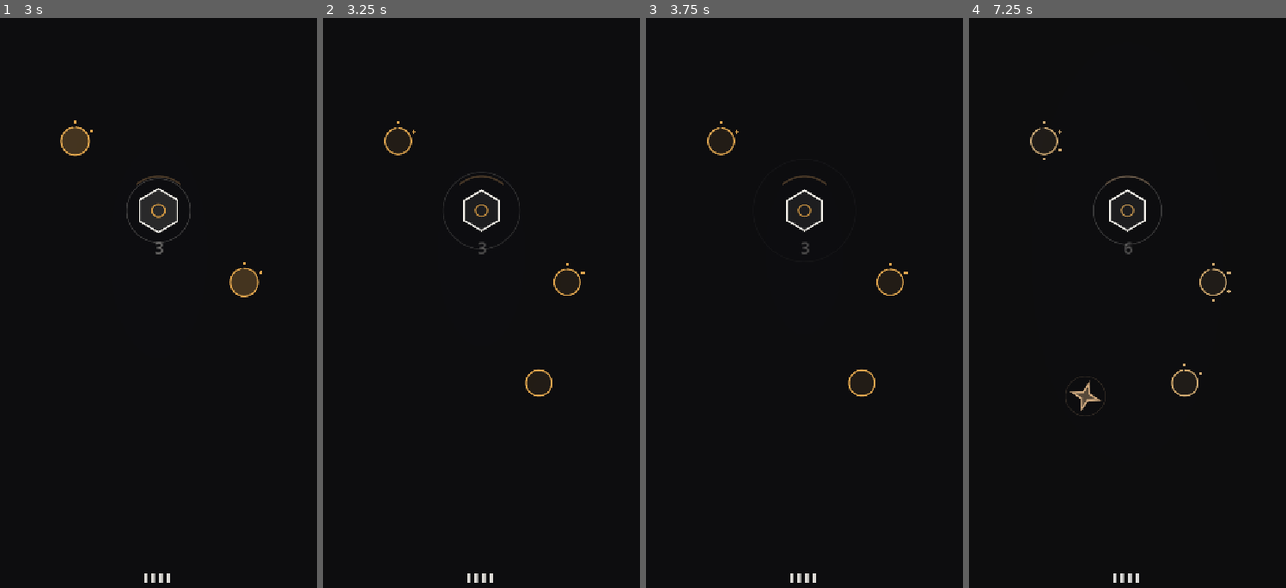
Above: before the commit, frames 1-4 (left to right).
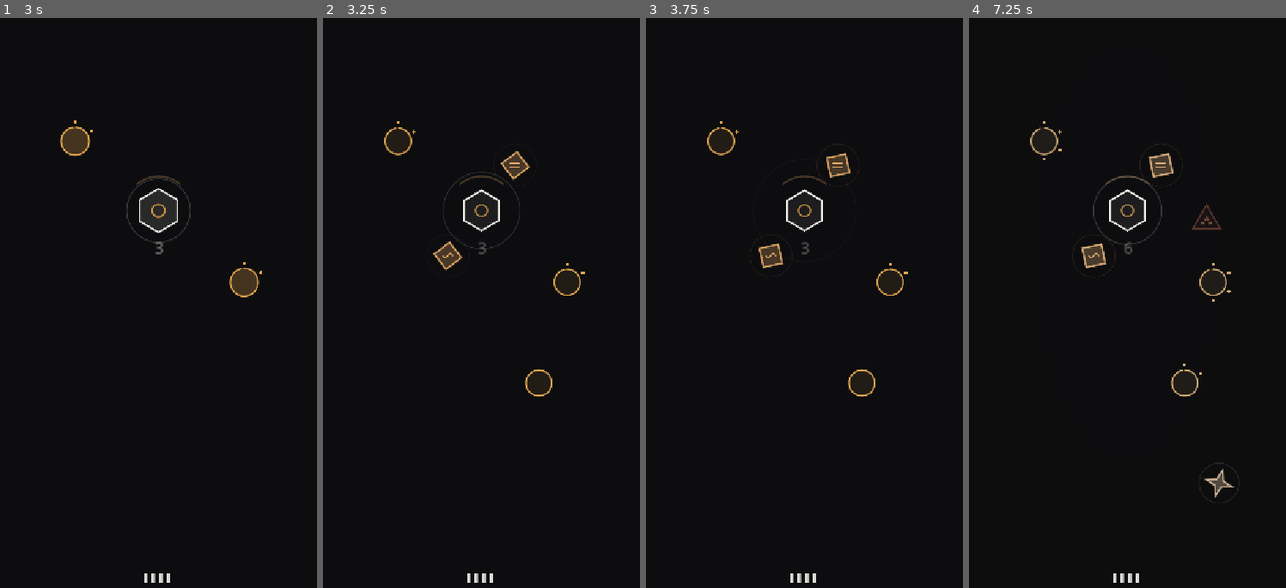
Above: after the commit, the same moments.

Repository: hamonraygames/vein
Game: Godot game, scene res://scenes/game.tscn
Two runs of this game, one before a commit and one after it. Both use one fixed random seed, a clock stepped at 60 frames per second and the inputs below.
Inputs (mouse positions are in pixels of both pictures, inside the frame that each line leads up to):
- Up to frame 1 (3 s): tap Enter at 0.5 s; move the mouse to (228, 217) at 0.52 s; click (228, 217) at 0.67 s; drag from (95, 285) to (142, 388) at 1.27 s; move the mouse to (190, 97) at 2.02 s; click (190, 97) at 2.17 s; drag from (142, 388) to (63, 149) at 2.77 s
- Up to frame 2 (3.25 s): no input
- Up to frame 3 (3.75 s): move the mouse to (899, 354) at 3.52 s; click (899, 354) at 3.67 s
- Up to frame 4 (7.25 s): drag from (1032, 149) to (1079, 80) at 4.27 s; move the mouse to (1143, 251) at 5.02 s; click (1143, 251) at 5.17 s; drag from (1079, 80) to (1064, 285) at 5.77 s; move the mouse to (1197, 217) at 6.52 s; click (1197, 217) at 6.67 s

Frame 1 is identical in both runs. In frame 2, 0.5% of the frame differs, in the area x 34-66%, y 23-45%; in frame 3, 0.5%; in frame 4, 1.0%, in the area x 30-86%, y 23-86%.

Commit message:
Deploy vein

Diff:
--- a/scripts/beat.gd
+++ b/scripts/beat.gd
@@ -52,6 +52,10 @@
 ## 0..1, raised by the game as appetite escalates.
 var exertion := 0.0
 
+## Set by a RAPID_PULSE mutation — a permanent tempo hike for the rest of the
+## run, on top of exertion's own curve. Reset with everything else in reset().
+var bpm_mult := 1.0
+
 var _accum := 0.0
 var _haptics := false
 
@@ -65,6 +69,7 @@
 	index = 0
 	phase = 0.0
 	exertion = 0.0
+	bpm_mult = 1.0
 	_accum = 0.0
 	state = State.HEALTHY
 	running = true
@@ -92,7 +97,7 @@
 
 
 func interval() -> float:
-	var bpm := lerpf(BPM_CALM, BPM_MAXED, exertion) * float(RATE_BY_STATE[state])
+	var bpm := lerpf(BPM_CALM, BPM_MAXED, exertion) * bpm_mult * float(RATE_BY_STATE[state])
 	if bpm <= 0.0:
 		return INF
 	return 60.0 / bpm
--- a/scripts/game.gd
+++ b/scripts/game.gd
@@ -48,9 +48,18 @@
 
 ## Tools arrive before the Heart asks for them. Seeing the piece first makes the
 ## demand flip feel like a test, not a hidden rule.
-const FIRST_FORGE_TIME := 10.0
+##
+## FIRST_FORGE_TIME used to be 10.0 against a REFINED flip at t=14 — only 4s to
+## notice the Forge, draw 2 veins, and let material travel + smelt, which the
+## probe showed was unwinnable BY ANYONE: cap=1/2/4 all died within a beat or
+## two of each other (21/26/26-27), seed-independent, because nothing can
+## reach the Heart as REFINED before ~t=18-20 no matter how fast you play.
+## That is a scripted death, not a skill test. Pulled both tools' lead time
+## forward so a fast, correct build can actually beat its flip; the flip
+## itself stays exactly as sudden.
+const FIRST_FORGE_TIME := 4.0
 const FORGE_GAP := 21.0
-const FIRST_LOOM_TIME := 29.0
+const FIRST_LOOM_TIME := 19.0
 const LOOM_GAP := 36.0
 
 ## What the Heart DEMANDS, by run-second. This is the game.
@@ -178,6 +187,57 @@
 ## Halved with everything else on the escalation clock — a 9s freeze against a
 ## 150s span would be twice the reprieve it used to be.
 const BOOST_EASE_TIME := 4.5
+
+## The Heart mutates. At each of three fixed moments a run offers TWO of these,
+## presented as a pair — see _spawn_mutation_pair — and taking either one
+## removes both, permanently reshaping every system for the rest of the run.
+##
+## This is the answer to "use your talent to plan ahead": DEMAND_TIERS and
+## corruption are things you REACT to, but a mutation is a build decision you
+## make BEFORE you know exactly how the rest of the run will punish it. Every
+## perk pairs a real benefit with a real, felt cost — no free multipliers, per
+## the WRONG_SHAPE_FUEL lesson (an invisible or costless bonus explains
+## nothing and gets ignored). A returning player learns to read the inner mark
+## on sight, the same way a Forge's triangle or a Loom's square are learned,
+## and picks based on which fork suits the network they are mid-building.
+enum Mutation { THICK_TRUNKS, LONG_REACH, RESERVOIR, RAPID_PULSE, STEADY_HANDS }
+
+## Spaced across the run rather than tied 1:1 to DEMAND_TIERS: one early
+## (before the first flip even lands, a foundational bet), one right before
+## REFINED, one with real lead before CLOTH. Three real forks in one run is
+## enough to matter without turning every flip into a shopping trip.
+const MUTATION_TIMES := [3.0, 12.0, 30.0]
+
+## THICK_TRUNKS' cost lands on budget, not appetite, because its benefit
+## (per-vein throughput) is exactly what makes a slower-growing budget bearable
+## — you are trading vein COUNT for vein QUALITY, a direct, legible swap.
+const MUT_THICK_TRUNKS_CAPACITY := 1.6
+const MUT_THICK_TRUNKS_BUDGET_GAP := 1.35
+
+## LONG_REACH's cost lands on appetite because reach is a spatial cheat code
+## (skip a hop, thin the board) — the clock has to bite harder to keep it from
+## trivialising the routing puzzle MAX_LEN exists to create.
+const MUT_LONG_REACH_RANGE := 1.35
+const MUT_LONG_REACH_APPETITE := 1.25
+
+## RESERVOIR trades the wrong-shape safety net away entirely: with more room to
+## bank fuel ahead of a flip, getting caught unprepared should hurt like it
+## used to before WRONG_SHAPE_FUEL existed, not like a further-softened miss.
+const MUT_RESERVOIR_FUEL_CAP := 3.0
+
+## RAPID_PULSE raises score-rate (beats accumulate faster) at the cost of
+## surviving a bad stretch — one fewer missed feeding before the beat stops.
+const MUT_RAPID_PULSE_BPM := 1.22
+const MUT_RAPID_PULSE_MISSES := 1
+## Floor so stacking this perk twice can never make the Heart fatally fragile
+## on a single miss — MISSES_DYING (3) plus one is the least forgiving allowed.
+const MUT_MISSES_FATAL_FLOOR := 4
+
+## STEADY_HANDS widens the window that pays out SYNC_FUEL at all, at the cost
+## of how much a perfect hit is worth — a forgiveness-for-ceiling trade for
+## players who want the rhythm layer to stop punishing imprecise thumbs.
+const MUT_STEADY_HANDS_WINDOW := 1.6
+const MUT_STEADY_HANDS_SYNC_FUEL := 0.55
 
 ## Rot that is never cut does not get to sit there forever as free clutter,
 ## poisoning at your leisure — it collapses outright, taking the asset with it.
@@ -283,6 +343,22 @@
 var _well_gap := WELL_GAP_START
 var _next_budget_time := FIRST_BUDGET_TIME
 var _budget_gap := BUDGET_GAP_START
+var _next_mutation_idx := 0
+
+## Mutation-driven modifiers, all defaulting to a no-op and reset every run in
+## start_run(). Multiplicative, so stacking the same perk twice (two different
+## MUTATION_TIMES can offer the same one) compounds rather than overwrites.
+var _mut_capacity_mult := 1.0
+var _mut_reach_mult := 1.0
+var _mut_budget_gap_mult := 1.0
+var _mut_appetite_rate_mult := 1.0
+var _mut_fuel_cap_bonus := 0.0
+var _mut_wrong_shape_fuel := WRONG_SHAPE_FUEL
+var _mut_misses_fatal_delta := 0
+var _mut_good_window_mult := 1.0
+var _mut_sync_fuel_mult := 1.0
+## Taken this run, for the probe to confirm the fork is actually being reached.
+var mutations_taken := 0
 
 ## Seconds left of an EASE boost. While positive, run_time keeps advancing (the
 ## clock, spawns, tempo, and mix all keep escalating) but the separate
@@ -446,6 +522,17 @@
 	_well_gap = WELL_GAP_START
 	_next_budget_time = FIRST_BUDGET_TIME
 	_budget_gap = BUDGET_GAP_START
+	_next_mutation_idx = 0
+	_mut_capacity_mult = 1.0
+	_mut_reach_mult = 1.0
+	_mut_budget_gap_mult = 1.0
+	_mut_appetite_rate_mult = 1.0
+	_mut_fuel_cap_bonus = 0.0
+	_mut_wrong_shape_fuel = WRONG_SHAPE_FUEL
+	_mut_misses_fatal_delta = 0
+	_mut_good_window_mult = 1.0
+	_mut_sync_fuel_mult = 1.0
+	mutations_taken = 0
 
 	var vp := design_size()
 	heart = _make_node(VNode.Kind.HEART, Vector2(vp.x * 0.5, vp.y * 0.44))
@@ -550,7 +637,7 @@
 	elif misses > 0:
 		misses -= 1
 
-	if misses >= MISSES_FATAL:
+	if misses >= MISSES_FATAL + _mut_misses_fatal_delta:
 		Beat.stop()
 		return
 	elif misses >= MISSES_DYING:
@@ -574,7 +661,12 @@
 ## while an EASE boost is active, when it rises on `_appetite_clock` instead,
 ## which simply stops advancing for BOOST_EASE_TIME seconds.
 func appetite() -> float:
-	return APPETITE_BASE + APPETITE_RATE * _appetite_clock
+	return APPETITE_BASE + APPETITE_RATE * _mut_appetite_rate_mult * _appetite_clock
+
+
+## FUEL_CAP plus whatever RESERVOIR mutations this run has banked.
+func fuel_cap() -> float:
+	return FUEL_CAP + _mut_fuel_cap_bonus
 
 
 ## Drives the spawn and budget clocks. Kept out of _on_beat so a slowing Heart
@@ -618,10 +710,14 @@
 		_spawn_node(VNode.Kind.BOOST)
 		_next_boost_time += BOOST_GAP
 
+	if _next_mutation_idx < MUTATION_TIMES.size() and run_time >= MUTATION_TIMES[_next_mutation_idx]:
+		_spawn_mutation_pair()
+		_next_mutation_idx += 1
+
 	if run_time >= _next_budget_time:
 		budget += 1
 		_next_budget_time += _budget_gap
-		_budget_gap += BUDGET_GAP_GROWTH
+		_budget_gap += BUDGET_GAP_GROWTH * _mut_budget_gap_mult
 		budget_hint.queue_redraw()
 
 
@@ -736,6 +832,90 @@
 	return BoostFx.SURGE
 
 
+## Spawns the two halves of one fork, symmetric about the Heart so both are
+## always in easy one-thumb reach — this is a decision the run hands you, not
+## a detour you have to earn like a Boost. Rolled from the seeded rng, same as
+## everything else, so a given seed always offers the same choice.
+func _spawn_mutation_pair() -> void:
+	var pool: Array = [
+		Mutation.THICK_TRUNKS, Mutation.LONG_REACH, Mutation.RESERVOIR,
+		Mutation.RAPID_PULSE, Mutation.STEADY_HANDS,
+	]
+	var i := rng.randi() % pool.size()
+	var id_a: int = pool[i]
+	pool.remove_at(i)
+	var id_b: int = pool[rng.randi() % pool.size()]
+
+	var vp := design_size()
+	var ang := rng.randf() * TAU
+	var a_pos: Vector2 = heart.position + Vector2(cos(ang), sin(ang)) * 96.0
+	var b_pos: Vector2 = heart.position + Vector2(cos(ang + PI), sin(ang + PI)) * 96.0
+	a_pos.x = clampf(a_pos.x, 40.0, vp.x - 40.0)
+	a_pos.y = clampf(a_pos.y, 60.0, vp.y - 60.0)
+	b_pos.x = clampf(b_pos.x, 40.0, vp.x - 40.0)
+	b_pos.y = clampf(b_pos.y, 60.0, vp.y - 60.0)
+
+	var na := _make_node(VNode.Kind.MUTATION, a_pos)
+	var nb := _make_node(VNode.Kind.MUTATION, b_pos)
+	na.mutation_id = id_a
+	nb.mutation_id = id_b
+	na.mutation_pair = nb
+	nb.mutation_pair = na
+	_rebuild_graph()
+
+
+## Applies a chosen perk's permanent, run-long modifiers. Multiplicative and
+## additive on top of whatever earlier mutations already did, so a seed that
+## offers the same perk twice compounds it rather than re-rolling a no-op.
+func _apply_mutation(id: int) -> void:
+	match id:
+		Mutation.THICK_TRUNKS:
+			_mut_capacity_mult *= MUT_THICK_TRUNKS_CAPACITY
+			_mut_budget_gap_mult *= MUT_THICK_TRUNKS_BUDGET_GAP
+		Mutation.LONG_REACH:
+			_mut_reach_mult *= MUT_LONG_REACH_RANGE
+			_mut_appetite_rate_mult *= MUT_LONG_REACH_APPETITE
+		Mutation.RESERVOIR:
+			_mut_fuel_cap_bonus += MUT_RESERVOIR_FUEL_CAP
+			_mut_wrong_shape_fuel = 0.0
+		Mutation.RAPID_PULSE:
+			Beat.bpm_mult *= MUT_RAPID_PULSE_BPM
+			_mut_misses_fatal_delta = maxi(
+				_mut_misses_fatal_delta - MUT_RAPID_PULSE_MISSES,
+				MUT_MISSES_FATAL_FLOOR - MISSES_FATAL)
+		Mutation.STEADY_HANDS:
+			_mut_good_window_mult *= MUT_STEADY_HANDS_WINDOW
+			_mut_sync_fuel_mult *= MUT_STEADY_HANDS_SYNC_FUEL
+
+
+## A vein reaching either half of a fork resolves the WHOLE fork — the road
+## not taken has to visibly vanish, or the choice never reads as a choice.
+func _take_mutation(n: VNode) -> void:
+	_apply_mutation(n.mutation_id)
+	mutations_taken += 1
+
+	var burst: Node2D = BurstScene.new()
+	vein_layer.add_child(burst)
+	var ring: Array[Vector2] = []
+	var kinds: Array[int] = []
+	for i in 10:
+		var a := TAU * float(i) / 10.0
+		ring.append(n.position + Vector2(cos(a), sin(a)) * 6.0)
+		kinds.append(0)
+	burst.spawn(ring, kinds, rng.randi(), Palette.WARM)
+
+	Audio.play("refined", -2.0, 1.5)
+	if OS.has_feature("mobile"):
+		Input.vibrate_handheld(200)
+
+	var sibling := n.mutation_pair
+	n.mutation_pair = null
+	_remove_node(n)
+	if sibling != null and is_instance_valid(sibling):
+		sibling.mutation_pair = null
+		_remove_node(sibling)
+
+
 # --- Graph: everything flows downhill toward demand -------------------------
 
 func _rebuild_graph() -> void:
@@ -773,9 +953,10 @@
 
 
 ## Can these two ever be joined directly? Reach is the constraint the whole
-## puzzle rests on — see Vein.MAX_LEN.
+## puzzle rests on — see Vein.MAX_LEN. A LONG_REACH mutation raises the
+## multiplier for the rest of the run.
 func in_reach(a: VNode, b: VNode) -> bool:
-	return a.position.distance_to(b.position) <= Vein.MAX_LEN
+	return a.position.distance_to(b.position) <= Vein.MAX_LEN * _mut_reach_mult
 
 
 func _add_vein(a: VNode, b: VNode) -> void:
@@ -788,6 +969,12 @@
 	# pickup for incidental geometry would just feel arbitrary.
 	if a.kind == VNode.Kind.BOOST or b.kind == VNode.Kind.BOOST:
 		_take_boost(a if a.kind == VNode.Kind.BOOST else b)
+		return
+
+	# A Mutation fork resolves the same way a Boost does: instant, free of the
+	# tempo/crossing rules below, and it never becomes a real edge in the graph.
+	if a.kind == VNode.Kind.MUTATION or b.kind == VNode.Kind.MUTATION:
+		_take_mutation(a if a.kind == VNode.Kind.MUTATION else b)
 		return
 
 	# Crossing BLOCKS the connection — it does not destroy the crossed vein.
@@ -811,6 +998,8 @@
 	# Alternate the bend so parallel veins fan out instead of overlapping.
 	v.setup(a, b, 1.0 if veins.size() % 2 == 0 else -1.0)
 	v.tempo_grade = combo if synced else -1
+	# Baked in at creation, same as tempo_grade — see Vein.capacity_mult.
+	v.capacity_mult = _mut_capacity_mult
 	v.ruptured.connect(_on_ruptured)
 	vein_layer.add_child(v)
 	veins.append(v)
@@ -819,10 +1008,11 @@
 
 func _tempo_action() -> bool:
 	var q := _tempo_quality()
-	if q <= GOOD_WINDOW:
+	if q <= GOOD_WINDOW * _mut_good_window_mult:
 		combo = mini(combo + (2 if q <= PERFECT_WINDOW else 1), COMBO_CAP)
 		_sync_flash = 1.0
-		fuel = clampf(fuel + SYNC_FUEL * (1.0 + float(combo) * 0.08), 0.0, FUEL_CAP)
+		var gain := SYNC_FUEL * _mut_sync_fuel_mult * (1.0 + float(combo) * 0.08)
+		fuel = clampf(fuel + gain, 0.0, fuel_cap())
 		Audio.sync_hit(combo, q <= PERFECT_WINDOW)
 		if OS.has_feature("mobile"):
 			Input.vibrate_handheld(30 + combo * 6)
@@ -1013,7 +1203,7 @@
 	_tick_escalation(delta)
 	_tick_corruption(delta)
 	_tick_lifecycle(delta)
-	heart.fuel_ratio = fuel / FUEL_CAP
+	heart.fuel_ratio = fuel / fuel_cap()
 	_push_from_nodes()
 	for v in veins:
 		for kind in v.advance(delta):
@@ -1222,16 +1412,18 @@
 		if kind != demand and kind != VNode.Res.VOID:
 			# Wrong shape is wasted, not damaging — so no hurt cue. It gets a
 			# flat, dull "wrong note" via swallow() instead: you hear that it
-			# landed and gave you nothing.
-			gain = WRONG_SHAPE_FUEL
+			# landed and gave you nothing. A RESERVOIR mutation drops this to
+			# zero — more banked fuel, but no safety net at all if you are
+			# caught unprepared.
+			gain = _mut_wrong_shape_fuel
 			wasted += 1
 			combo = 0
 			_bad_tempo_flash = 1.0
-		elif kind != VNode.Res.VOID:
+		elif kind == demand and kind != VNode.Res.VOID:
 			gain *= 1.0 + minf(float(combo), float(COMBO_CAP)) * COMBO_GAIN
-		fuel = clampf(fuel + gain, 0.0, FUEL_CAP)
+		fuel = clampf(fuel + gain, 0.0, fuel_cap())
 		to.pulse = 1.0
-		Audio.swallow(kind, fuel / FUEL_CAP, kind == demand)
+		Audio.swallow(kind, fuel / fuel_cap(), kind == demand)
 		if kind == VNode.Res.VOID:
 			poisoned += 1
 			if OS.has_feature("mobile"):
--- a/scripts/vein.gd
+++ b/scripts/vein.gd
@@ -75,6 +75,12 @@
 var tempo_grade := 0
 var _blocked := false
 
+## Baked in at creation from the run's THICK_TRUNKS mutation state (see
+## game.gd's _mut_capacity_mult), same as tempo_grade — a vein you draw after
+## taking the perk carries more; one you already built does not retroactively
+## thicken, so the choice is felt as "rebuild around this," not a free stat.
+var capacity_mult := 1.0
+
 
 func setup(from: VNode, to: VNode, bend_sign: float) -> void:
 	a = from
@@ -139,8 +145,9 @@
 func has_room() -> bool:
 	if dir == Dir.INERT or length <= 0.0:
 		return false
+	var spacing := DOT_SPACING / maxf(capacity_mult, 0.01)
 	for d in dots:
-		if d.t * length < DOT_SPACING:
+		if d.t * length < spacing:
 			return false
 	return true
 
@@ -199,7 +206,8 @@
 			keep.append(d)
 	dots = keep
 
-	var occupancy := clampf(float(dots.size()) * DOT_SPACING / maxf(length, 1.0), 0.0, 1.0)
+	var occupancy := clampf(
+		float(dots.size()) * (DOT_SPACING / maxf(capacity_mult, 0.01)) / maxf(length, 1.0), 0.0, 1.0)
 	peak_occupancy = maxf(peak_occupancy, occupancy)
 	_flow = _smooth(_flow, occupancy, 3.0, delta)
 
--- a/scripts/vnode.gd
+++ b/scripts/vnode.gd
@@ -4,7 +4,7 @@
 ##
 ## Shape is the type. Motion is the throughput. Nothing here is ever labelled.
 
-enum Kind { HEART, WELL, FORGE, LOOM, BOOST }
+enum Kind { HEART, WELL, FORGE, LOOM, BOOST, MUTATION }
 enum Res { RAW, REFINED, CLOTH, VOID }
 
 ## Tools condense two inputs into one stronger output. A Forge eats RAW and makes
@@ -61,6 +61,7 @@
 const RADIUS := 22.0
 const HEART_RADIUS := 34.0
 const BOOST_RADIUS := 16.0
+const MUTATION_RADIUS := 19.0
 const BUFFER_CAP := 6
 
 ## What a Well produces, in seconds. Deliberately not beat-locked: wells drift
@@ -104,6 +105,13 @@
 ## the roll comes from the seeded run RNG and stays deterministic.
 var boost_effect: int = 0
 
+## Mutation only: which permanent perk this choice grants (game.gd's Mutation
+## enum, referenced here only as a plain int to avoid a circular preload).
+var mutation_id: int = 0
+## Mutation only: the other half of this choice. Taking either one removes
+## both — it is a fork, not two separate pickups.
+var mutation_pair: VNode = null
+
 ## Heart only: how full it is, 0..1. Drawn as a level inside the hexagon so the
 ## goal of the game is legible on sight — the vessel is emptying, fill it. This
 ## is the one thing the player must understand and it must never need a number.
@@ -130,6 +138,8 @@
 		return HEART_RADIUS
 	if kind == Kind.BOOST:
 		return BOOST_RADIUS
+	if kind == Kind.MUTATION:
+		return MUTATION_RADIUS
 	return RADIUS
 
 
@@ -173,7 +183,7 @@
 		fade = minf(fade, 1.0 - (cr - COLLAPSE_FADE_AT) / (1.0 - COLLAPSE_FADE_AT))
 	modulate.a = clampf(fade, 0.0, 1.0)
 
-	if kind == Kind.BOOST:
+	if kind == Kind.BOOST or kind == Kind.MUTATION:
 		_boost_pulse += delta
 		pulse = maxf(pulse, 0.35 + 0.35 * sin(_boost_pulse * 3.4))
 
@@ -240,13 +250,19 @@
 
 
 func take(kind_in: int) -> bool:
-	# Tools cannot launder rot into food — VOID passes straight through them and
-	# on to the Heart, so routing poison through equipment is not an escape hatch.
 	if _accepts_tool_input(kind_in):
 		if intake.size() >= BUFFER_CAP:
 			return false
 		intake.append(kind_in)
 		return true
+	# A Forge/Loom fed the wrong raw material (e.g. RAW wired straight into a
+	# Loom, skipping the Forge) is refused, not passed through as phantom
+	# cargo — otherwise it silently rides the output buffer untouched and
+	# reaches the Heart still mislabeled, which read as "I built the chain and
+	# died anyway." VOID is the one deliberate exception: tools cannot launder
+	# rot into food, so poison still passes straight through to the Heart.
+	if (kind == Kind.FORGE or kind == Kind.LOOM) and kind_in != Res.VOID:
+		return false
 	if buffer.size() >= BUFFER_CAP:
 		return false
 	buffer.append(kind_in)
@@ -294,6 +310,7 @@
 		Kind.FORGE: _draw_tri(r, col)
 		Kind.LOOM: _draw_square(r, col)
 		Kind.BOOST: _draw_boost(r)
+		Kind.MUTATION: _draw_mutation(r)
 		_: _draw_ring(r, col)
 
 	_draw_buffer(r, col)
@@ -402,6 +419,63 @@
 	draw_arc(Vector2.ZERO, r * 2.0, 0.0, TAU, 28, halo, 1.4, true)
 
 
+## A Mutation: a slow diamond, always spawned in a pair. Taking either one
+## removes both — a fork, not a freebie, so its silhouette must read as
+## "deliberate choice" rather than "gift" even though it shares Boost's warm
+## hue and drag-to-trigger verb. The inner mark (see _draw_mutation_mark) is
+## the only thing distinguishing which perk this half of the fork grants.
+func _draw_mutation(r: float) -> void:
+	var s := r * 1.15
+	var spin := float(Time.get_ticks_msec()) * 0.0009
+	var dia := PackedVector2Array()
+	for i in 4:
+		var a := TAU * (float(i) / 4.0) + spin + PI * 0.25
+		dia.append(Vector2(cos(a), sin(a)) * s)
+	dia.append(dia[0])
+
+	var fill := Palette.WARM
+	fill.a = 0.12 + pulse * 0.22
+	draw_colored_polygon(dia, fill)
+	var edge := Palette.WARM
+	edge.a = 0.65 + pulse * 0.3
+	draw_polyline(dia, edge, 2.2 + pulse * 1.3, true)
+
+	var halo := Palette.WARM
+	halo.a = 0.08 + 0.05 * sin(spin * 2.1)
+	draw_arc(Vector2.ZERO, r * 1.8, 0.0, TAU, 24, halo, 1.2, true)
+
+	_draw_mutation_mark(r * 0.42)
+
+
+## Shape-only, per the palette rule ("colour is a redundant channel"). Learned
+## by feel over repeat runs, same as a Forge's triangle or a Loom's square.
+func _draw_mutation_mark(s: float) -> void:
+	var col := Palette.WARM
+	col.a = 0.9
+	match mutation_id:
+		0: # thick trunks — two bold parallel bars, a fat pipe
+			draw_line(Vector2(-s, -s * 0.35), Vector2(s, -s * 0.35), col, 2.2)
+			draw_line(Vector2(-s, s * 0.35), Vector2(s, s * 0.35), col, 2.2)
+		1: # long reach — a four-point burst, reaching outward
+			for i in 4:
+				var a := TAU * float(i) / 4.0
+				draw_line(Vector2.ZERO, Vector2(cos(a), sin(a)) * s * 1.3, col, 2.0)
+		2: # reservoir — a single full droplet
+			draw_circle(Vector2.ZERO, s * 0.62, col)
+		3: # rapid pulse — a heartbeat blip
+			var pts := PackedVector2Array([
+				Vector2(-s, 0.0), Vector2(-s * 0.35, 0.0), Vector2(-s * 0.1, -s),
+				Vector2(s * 0.1, s), Vector2(s * 0.35, 0.0), Vector2(s, 0.0),
+			])
+			draw_polyline(pts, col, 1.8, true)
+		_: # steady hands — a calm, wide wave
+			var pts := PackedVector2Array()
+			for i in 9:
+				var t := float(i) / 8.0
+				pts.append(Vector2(lerpf(-s, s, t), sin(t * TAU) * s * 0.4))
+			draw_polyline(pts, col, 1.8, true)
+
+
 ## A spent Well, gone necrotic: cold, jagged, and beating out of time with you.
 func _draw_necrotic(r: float) -> void:
 	var wobble := 0.5 + 0.5 * sin(float(Time.get_ticks_msec()) * 0.004)
--- a/tests/probe.gd
+++ b/tests/probe.gd
@@ -87,10 +87,10 @@
 			rotted += 1
 
 	print(("run %d: beat %4d | rt %5.1f | budget %2d | spawned %2d live %2d (%d fed) | withered %d"
-		+ " collapsed %d rotted %d | poisoned %d | wasted %d | ruptures %d | boosts %d")
+		+ " collapsed %d rotted %d | poisoned %d | wasted %d | ruptures %d | boosts %d muts %d")
 		% [_idx + 1, beats, _game.run_time, _game.budget, _game.spawned_wells, wells, fed,
 			_game.withered, _game.collapsed, rotted, _game.poisoned, _game.wasted, _game.ruptures,
-			_game.boosts_taken])
+			_game.boosts_taken, _game.mutations_taken])
 
 	_idx += 1
 	if _idx >= runs:
Binary file added: icon copy.jpg
Binary file added: icon.jpeg
Not shown, added: .aider.chat.history.md
Not shown, added: .aider.input.history
Not shown, added: .aider.tags.cache.v4/cache.db
Not shown, added: .aider.tags.cache.v4/cache.db-shm
Not shown, added: .aider.tags.cache.v4/cache.db-wal
Not shown, changed: .gitignore
Not shown, added: deploy_web.sh
Not shown, added: web/telegram_shell.html
